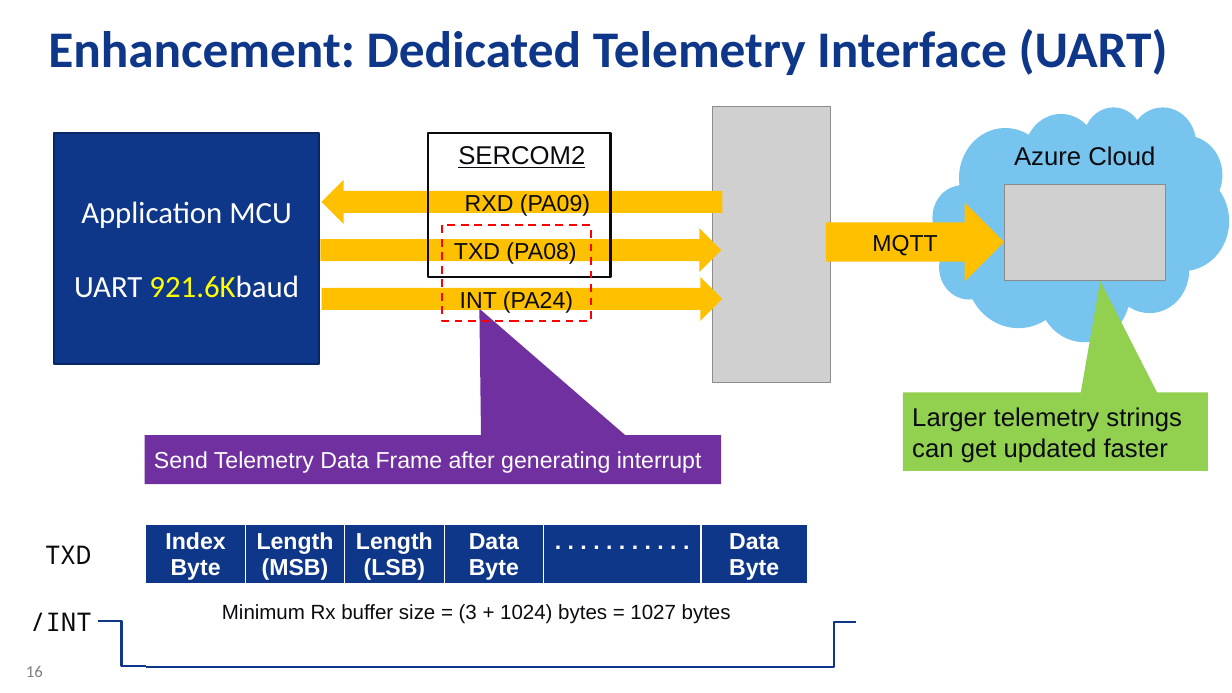
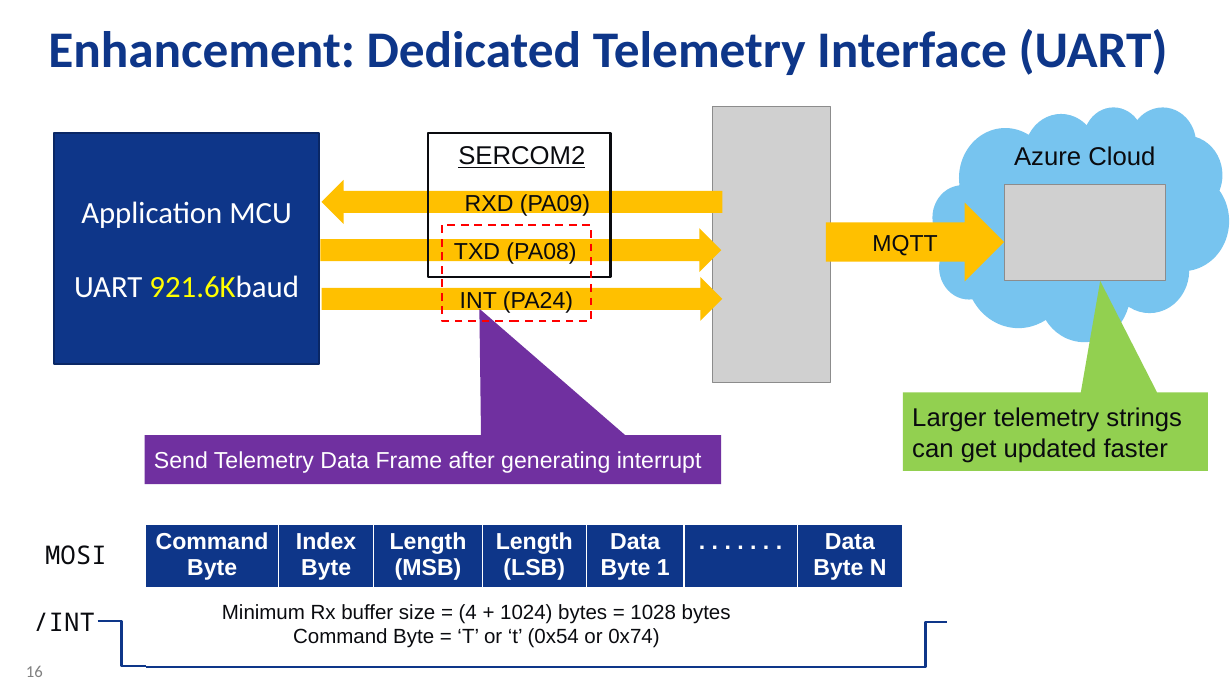
Before and after one commit to Azure-Samples/Microchip-SAM-IoT-Wx, a slide deck: slide 16 of AO-Smith-MSFT-MCHP-r6.pptx. Drawn at 1232x693 pixels with LibreOffice and Linux fonts; fonts in the diff are those of the drawing; grey boxes stand for pictures; background and template pictures are left out. Boxes give left, top, right and bottom in pixels: in the first picture for what was removed or moved away, otherwise in the second. Text is boxed around its words. In the diff, an @@ line names an element or a change of style, - is before the commit and + after.

```diff
--- a/AO-Smith-MSFT-MCHP-r6.pptx
+++ b/AO-Smith-MSFT-MCHP-r6.pptx
@@ table at (x1=146, y1=524, x2=902, y2=589) @@
+column 1: Command / Byte
-column 5, row 1: Data Byte
+column 5, row 1: Data Byte 1
-column 6, row 1: . . . . . . . . . . .
+column 6, row 1: . . . . . . .
-column 7, row 1: Data Byte
+column 7, row 1: Data Byte N
@@ table resized from (x1=146, y1=524, x2=809, y2=589) to (x1=146, y1=524, x2=902, y2=589) @@
@@ text at (x1=45, y1=545, x2=107, y2=565): text changed @@
-TXD
+MOSI
@@ text at (x1=222, y1=604, x2=731, y2=648): text changed @@
-Minimum Rx buffer size = (3 + 1024) bytes = 1027 bytes
+Minimum Rx buffer size = (4 + 1024) bytes = 1028 bytes
+Command Byte = ‘T’ or ‘t’ (0x54 or 0x74)
@@ elbow line moved from (856, 622) - (809, 667) to (946, 622) - (899, 667) @@
@@ line moved from (146, 667) - (814, 667) to (146, 667) - (899, 667) @@
```
Also in this commit, not shown: 1 other slide changed, 2 other files.
